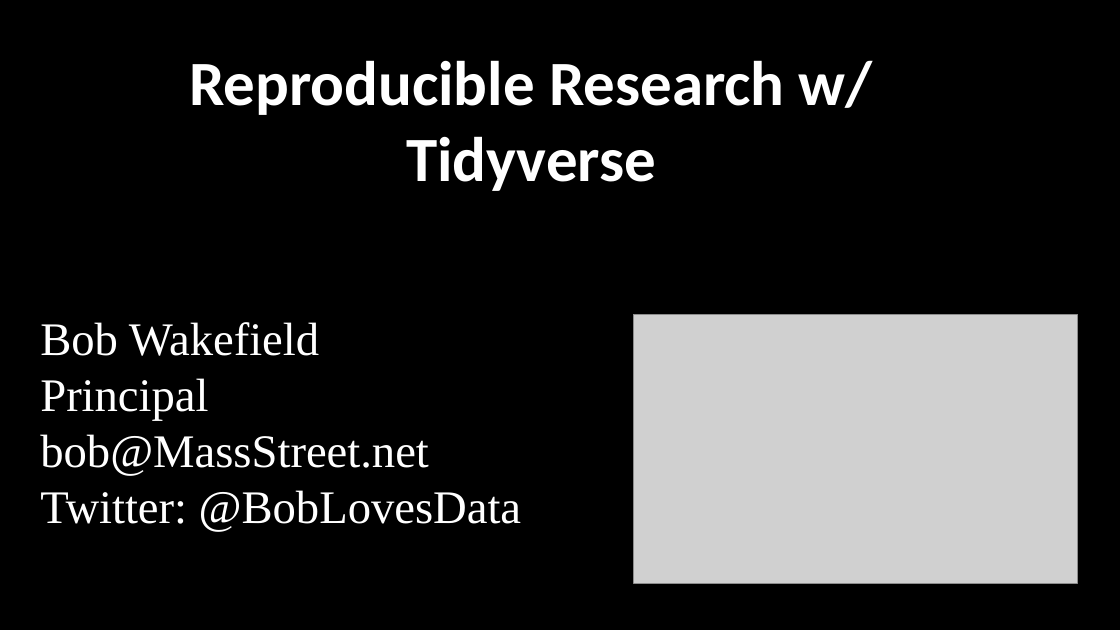
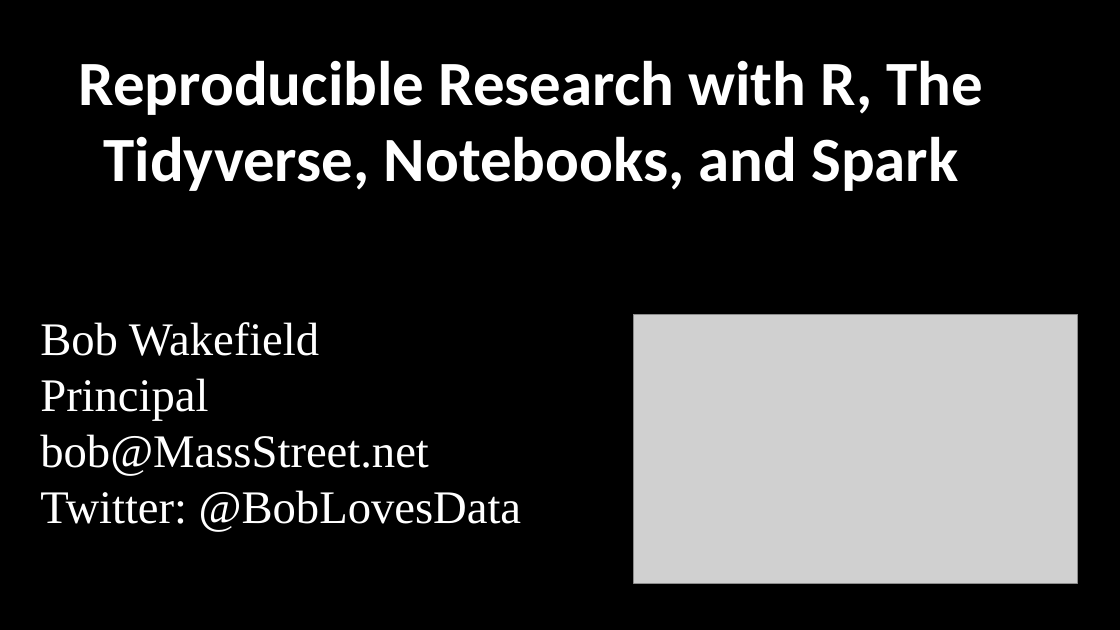
Before and after one commit to MassStreetAnalytics/Reproducible-Research, a slide deck: slide 1 of Documents/Deck/Reproducable Research.pptx. Drawn at 1120x630 pixels with LibreOffice and Linux fonts; fonts in the diff are those of the drawing; grey boxes stand for pictures; background and template pictures are left out. Boxes give left, top, right and bottom in pixels: in the first picture for what was removed or moved away, otherwise in the second. Text is boxed around its words. In the diff, an @@ line names an element or a change of style, - is before the commit and + after.

Commit message:
Minor alteration to deck

```diff
--- a/Documents/Deck/Reproducable Research.pptx
+++ b/Documents/Deck/Reproducable Research.pptx
@@ text at box(79, 60, 983, 191): text changed @@
-Reproducible Research w/ Tidyverse
+Reproducible Research with R, The Tidyverse, Notebooks, and Spark
```
